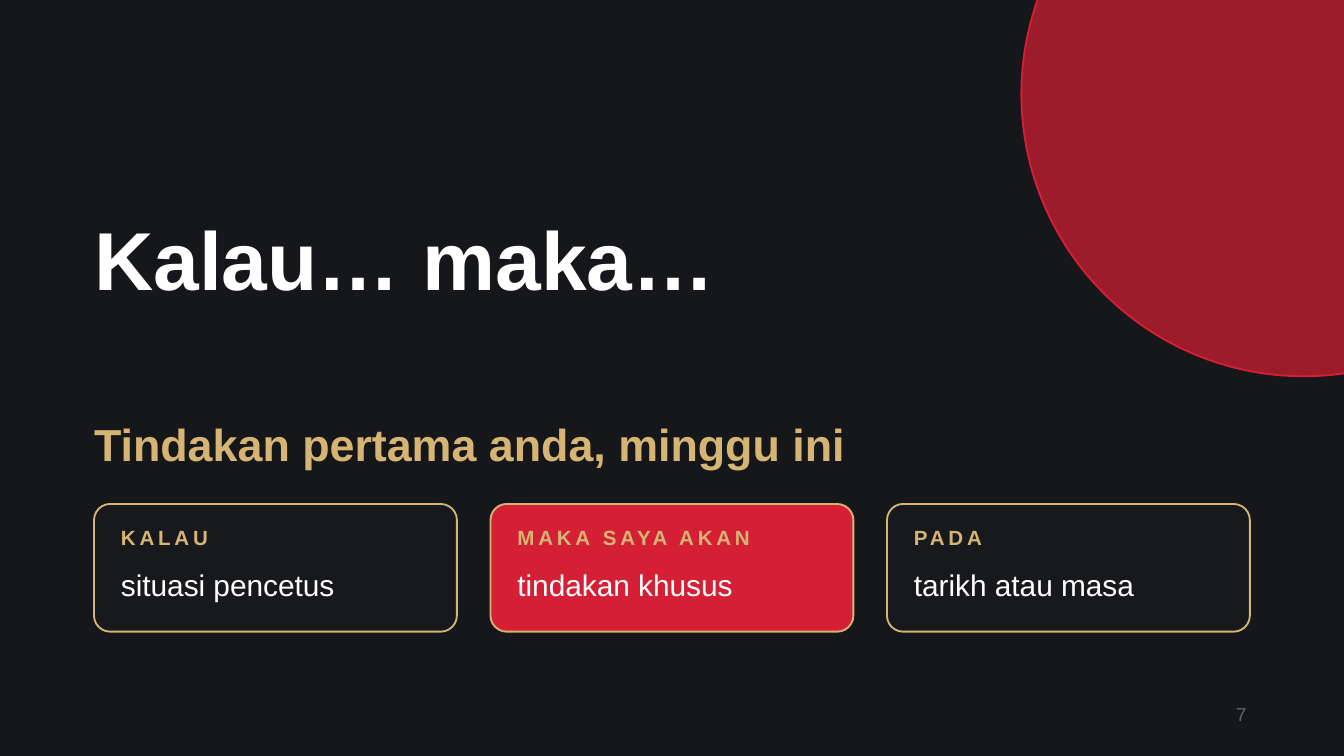
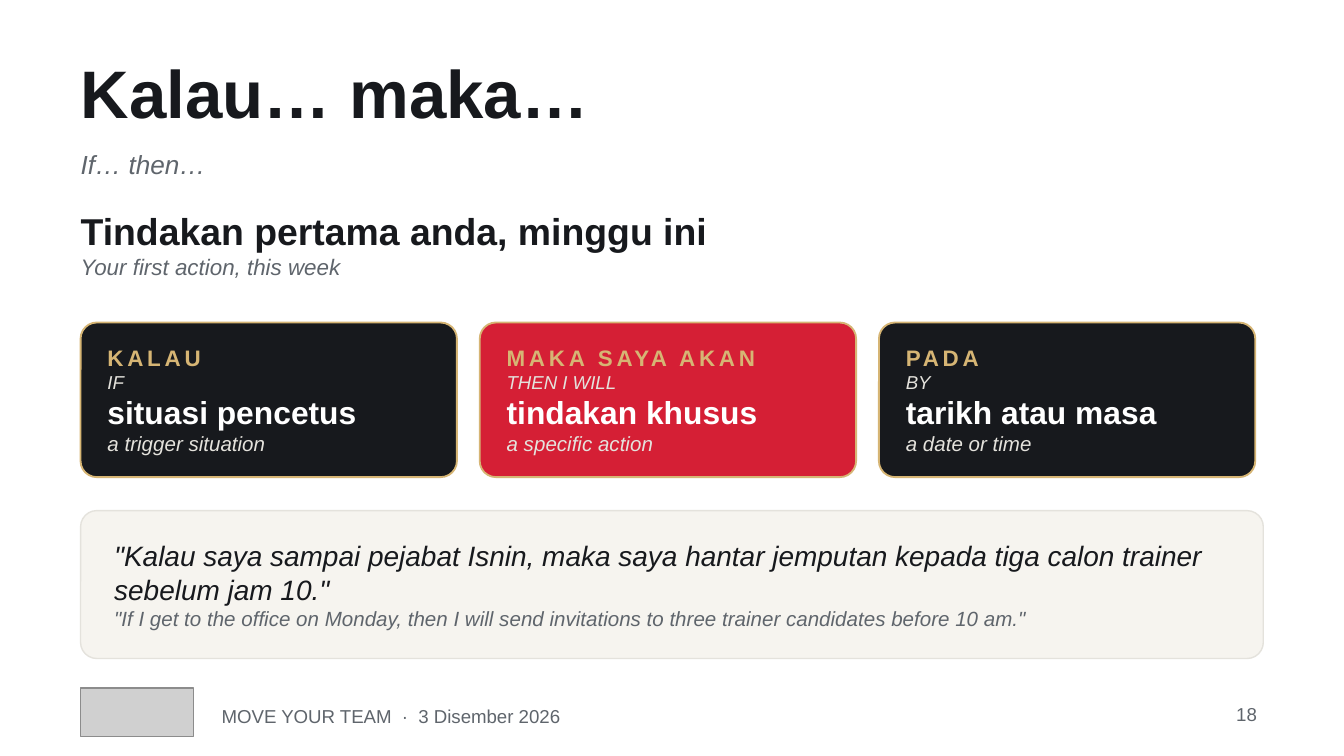
Before and after one commit to badrulsani/ampac-program, a slide deck: slide 18 of MOVE-YOUR-TEAM-Slaid-Fasilitator.pptx (slide 7 before the commit). Drawn at 1344x756 pixels with LibreOffice and Linux fonts; fonts in the diff are those of the drawing; grey boxes stand for pictures. Boxes give left, top, right and bottom in pixels: in the first picture for what was removed or moved away, otherwise in the second. Text is boxed around its words. In the diff, an @@ line names an element or a change of style, - is before the commit and + after.

```diff
--- a/MOVE-YOUR-TEAM-Slaid-Fasilitator.pptx
+++ b/MOVE-YOUR-TEAM-Slaid-Fasilitator.pptx
@@ background #16171A to #FFFFFF @@
@@ ellipse removed at box(1021, 0, 1344, 376) @@
@@ title "Kalau… maka…": place and size @@
-title "Kalau… maka…" at box(94, 230, 714, 291)
+title "Kalau… maka…" at box(81, 69, 588, 119)
@@ title "Kalau… maka…" at box(81, 69, 588, 119): size 44 to 36 pt, text colour #FFFFFF to #17191D @@
@@ text added at box(81, 155, 206, 174), 14 pt, text #5F656C, italic @@
+If… then…
@@ text added at box(81, 218, 707, 278), 20 pt, text #17191D, bold @@
+Tindakan pertama anda, minggu ini
+Your first action, this week
@@ proportions changed in 3 elements at box(879, 323, 1255, 477), box(480, 323, 856, 477), box(81, 323, 457, 477) @@
@@ rounded rectangle: place and size @@
-rounded rectangle at box(94, 504, 457, 632)
+rounded rectangle at box(81, 323, 457, 477)
@@ rounded rectangle: place and size @@
-rounded rectangle at box(491, 504, 853, 632)
+rounded rectangle at box(480, 323, 856, 477)
@@ rounded rectangle: place and size @@
-rounded rectangle at box(887, 504, 1250, 632)
+rounded rectangle at box(879, 323, 1255, 477)
@@ text added at box(107, 350, 357, 456), 11 pt, text #E4E2DC, bold @@
+KALAU
+IF
+situasi pencetus
+a trigger situation
@@ text added at box(507, 376, 757, 456), 11 pt, text #E4E2DC, bold @@
+MAKA SAYA AKAN
+THEN I WILL
+tindakan khusus
+a specific action
@@ text added at box(906, 376, 1156, 451), 17 pt, text #FFFFFF, bold @@
+PADA
+BY
+tarikh atau masa
+a date or time
@@ text removed at box(94, 428, 844, 470) @@
-Tindakan pertama anda, minggu ini
@@ rounded rectangle added at box(81, 511, 1263, 659), fill #F6F4EF, outline #E4E2DC 0.75 pt @@
@@ text removed at box(121, 531, 208, 545) @@
-KALAU
@@ text removed at box(517, 517, 827, 558) @@
-MAKA SAYA AKAN
@@ text removed at box(914, 517, 1223, 558) @@
-PADA
@@ text added at box(114, 545, 1201, 630), 15 pt, text #17191D, italic @@
+"Kalau saya sampai pejabat Isnin, maka saya hantar jemputan kepada tiga calon trainer sebelum jam 10."
+"If I get to the office on Monday, then I will send invitations to three trainer candidates before 10 am."
@@ text removed at box(121, 574, 334, 602) @@
-situasi pencetus
@@ text removed at box(517, 574, 732, 597) @@
-tindakan khusus
@@ text removed at box(914, 574, 1134, 597) @@
-tarikh atau masa
@@ picture added at box(81, 688, 194, 737) @@
@@ text added at box(222, 709, 560, 723), 10 pt, text #5F656C @@
+MOVE YOUR TEAM · 3 Disember 2026
@@ page number at box(1236, 708, 1257, 721): text changed @@
-7
+18
```
Also in this commit, not shown: 4 other slides changed, 14 slides added, 3 slides removed.
